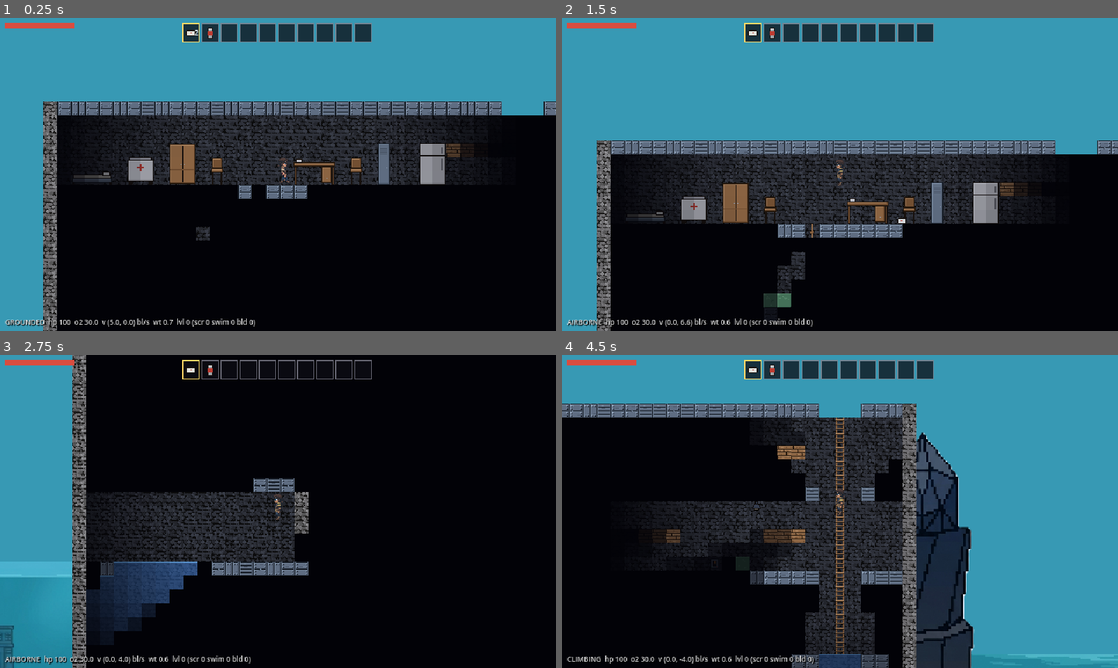
Above: before the commit, frames 1-4 (two rows, left to right).
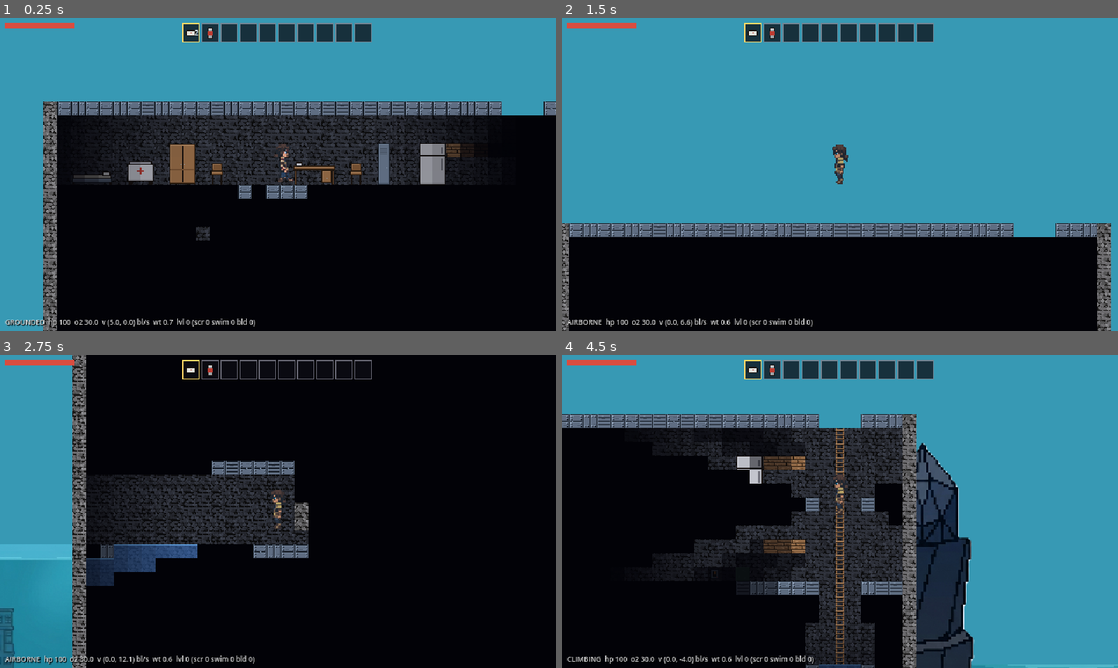
Above: after the commit, the same moments.

Repository: wilbur6689/SunkenCity
Game: Godot game, scene res://scenes/test/m0_smoke.tscn
The game is run twice, just before and just after one commit, with the same random seed, the same clock (stepped at 60 frames per second) and the same inputs. This scene is started directly instead of the project's main scene.
Inputs (mouse positions are in pixels of both pictures, inside the frame that each line leads up to):
- Up to frame 1 (0.25 s): no input
- Up to frame 2 (1.5 s): move the mouse to (962, 158) at 0.52 s; hold D (move_right) 0.53-1.25 s; tap Q (drop) at 0.6 s; click (962, 158) at 0.67 s; tap Space (jump) at 0.77, 0.8, 1.07 s; drag from (728, 190) to (812, 237) at 1.27 s
- Up to frame 3 (2.75 s): move the mouse to (333, 442) at 2.02 s; hold A (move_left) from 2.03 s (still down); hold C (crouch) from 2.03 s (still down); tap Space (jump) at 2.3 s
- Up to frame 4 (4.5 s): release A (move_left) at 2.75 s; release C (crouch) at 2.75 s; drag from (812, 574) to (673, 464) at 2.77 s; move the mouse to (1006, 558) at 3.52 s; hold D (move_right) 3.53-4.25 s; tap E (interact) at 3.6 s; tap Space (jump) at 3.77, 3.8, 4.07 s; drag from (673, 464) to (756, 433) at 4.27 s

The runs differ from the first frame. In frame 1, 0.6% of the frame differs, in the area x 23-66%, y 40-53%; in frame 2, 32%, in the area x 0-100%, y 39-100%; in frame 3, 13%; in frame 4, 18%.

Commit message:
Player drawn at 1.5x (2.8 blocks, per canon); shorter low furniture; ladder hop fix
- Sprite scale 1.5 (crisp: 3 screen px per art px at the 2x window);
  hitbox 14x40 standing / 14x14 compact — 2-block gaps now genuinely
  require crawling, restoring the original WS-05 answer; compact still
  fits 1-block holes
- Chair, desk, and med cart redrawn slightly shorter to sit right
  against the taller player; fridge/cabinet/locker were already correct
  at world scale
- Climb top-out hop raised to 0.8x jump (clears the taller body's
  centre-to-feet gap on ladder tops and the rope hole)
- m0 jump-height check moved to the roof: a 2.8-block player
  legitimately taps the ceiling of minimum 5-block rooms (M3 note:
  prefer 7-block floor-to-floor)

Co-Authored-By: Claude Fable 5 <noreply@anthropic.com>
Claude-Session: https://claude.ai/code/session_01GxDZSizaHKPW71DMqToXjC

Diff:
--- a/scenes/player.tscn
+++ b/scenes/player.tscn
@@ -5,17 +5,18 @@
 [ext_resource type="Script" path="res://scripts/player/interaction.gd" id="3_interaction"]
 
 [sub_resource type="RectangleShape2D" id="RectangleShape2D_hitbox"]
-size = Vector2(12, 22)
+size = Vector2(14, 40)
 
 [node name="Player" type="CharacterBody2D" groups=["player"]]
 script = ExtResource("1_player")
 
 [node name="CollisionShape2D" type="CollisionShape2D" parent="."]
-position = Vector2(0, 1)
+position = Vector2(0, -8)
 shape = SubResource("RectangleShape2D_hitbox")
 
 [node name="Sprite2D" type="Sprite2D" parent="."]
-position = Vector2(0, -4)
+position = Vector2(0, -12)
+scale = Vector2(1.5, 1.5)
 texture = ExtResource("2_sprite")
 hframes = 7
 vframes = 2
--- a/scripts/constants.gd
+++ b/scripts/constants.gd
@@ -35,9 +35,12 @@
 const SURFACE_FLOAT_HEIGHT_PX: float = 4.0 # compact hitbox top sits this far above the waterline
 const SURFACE_TREAD_STIFFNESS: float = 12.0 # 1/s — auto-tread pull toward the float line
 
-# --- Hitboxes (WS-02: 12 wide; compact form fits 1-block holes) ---
-const STAND_HITBOX: Vector2 = Vector2(12, 22)
-const COMPACT_HITBOX: Vector2 = Vector2(12, 12) # crawling and swimming
+# --- Hitboxes (rescaled 2026-08-31: sprite drawn at 1.5x = ~45px ≈ 2.8 blocks,
+# matching the 2.5-3-block canon; standing no longer fits 2-block gaps, so
+# crawling is required there per the original WS-05) ---
+const PLAYER_SPRITE_SCALE: float = 1.5
+const STAND_HITBOX: Vector2 = Vector2(14, 40)
+const COMPACT_HITBOX: Vector2 = Vector2(14, 14) # crawling and swimming; fits 1-block holes
 
 # --- Oxygen & drowning (WS-08, GD-20) ---
 const BASE_OXYGEN_SECONDS: float = 30.0
--- a/scripts/player/player.gd
+++ b/scripts/player/player.gd
@@ -431,9 +431,10 @@
 			state = State.GROUNDED
 		else:
 			if input_dir.y < 0.0:
-				# Topping out: a half-jump hop so the player can step off the
-				# rope/ladder instead of dropping straight back into the hole.
-				velocity.y = Constants.jump_velocity * 0.5
+				# Topping out: a partial-jump hop so the player can step off the
+				# rope/ladder instead of dropping straight back into the hole
+				# (0.8 clears the taller body's centre-to-feet gap).
+				velocity.y = Constants.jump_velocity * 0.8
 			_enter_airborne()
 		return
 	if _consume_jump():
@@ -541,12 +542,13 @@
 		_anim_time = 0.0
 	sprite.frame_coords = Vector2i(frame_col, 0 if facing > 0 else 1)
 	if compact:
-		# Crawling / swimming: lay the body along the 12px hitbox, head toward facing.
+		# Crawling / swimming: lay the body along the compact hitbox, head toward facing.
 		sprite.rotation = facing * PI * 0.5
-		sprite.position = Vector2(0, 6)
+		sprite.position = Vector2(0, 5)
 	else:
 		sprite.rotation = 0.0
-		sprite.position = Vector2(0, -4) # feet on the frame's bottom row at local y = 12
+		# Feet on the scaled frame's bottom row at local y = FEET_Y.
+		sprite.position = Vector2(0, FEET_Y - 16.0 * Constants.PLAYER_SPRITE_SCALE)
 
 var zoom_index: int = Constants.CAMERA_ZOOM_DEFAULT_INDEX
 
--- a/scripts/test/m0_smoke.gd
+++ b/scripts/test/m0_smoke.gd
@@ -101,7 +101,9 @@
 	check(grounded(), "still GROUNDED after run (%s)" % st())
 
 	print("== C. jump height")
-	await place(17, 5)
+	# On the roof: interior rooms are 5 blocks, so a 2.8-block-tall player
+	# legitimately taps the ceiling on a full 3-block jump indoors.
+	await place(20, -1)
 	await until(grounded, 30)
 	var start_y := player.global_position.y
 	var min_y := start_y
Binary file changed: assets/sprites/objects/chair.png
Binary file changed: assets/sprites/objects/desk.png
Binary file changed: assets/sprites/objects/med_cart.png
Not shown, changed: CLAUDE.md
Not shown, changed: docs/MVP-checklist.md
Not shown, changed: docs/OpenQuestions.md
Not shown, changed: tools/gen_placeholder_art.py
